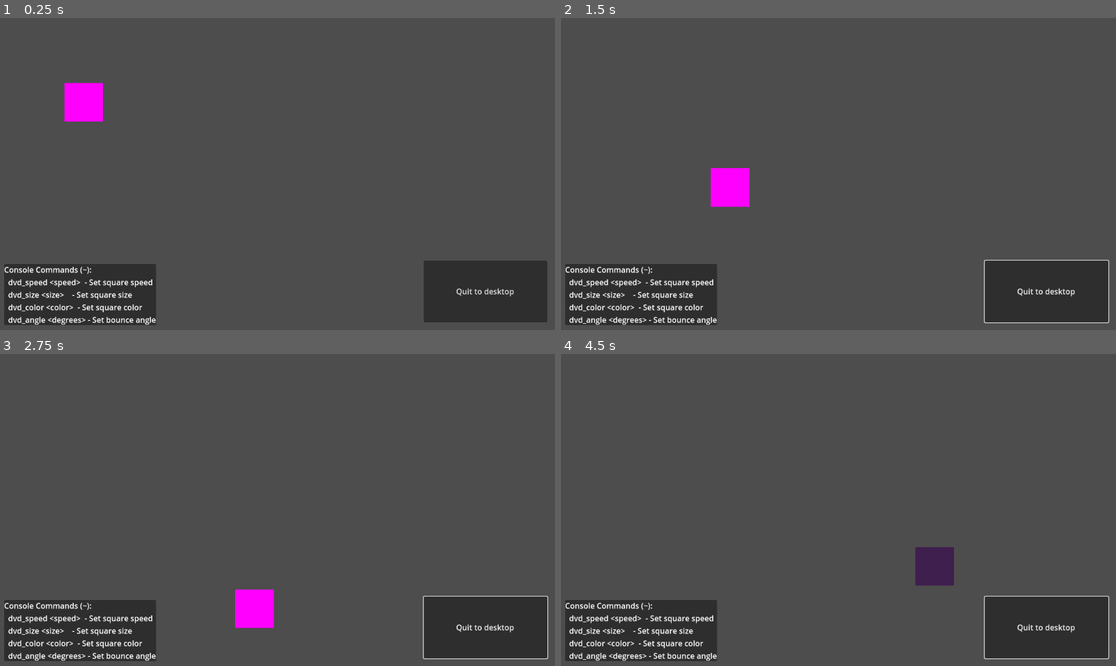
Above: before the commit, frames 1-4 (two rows, left to right).
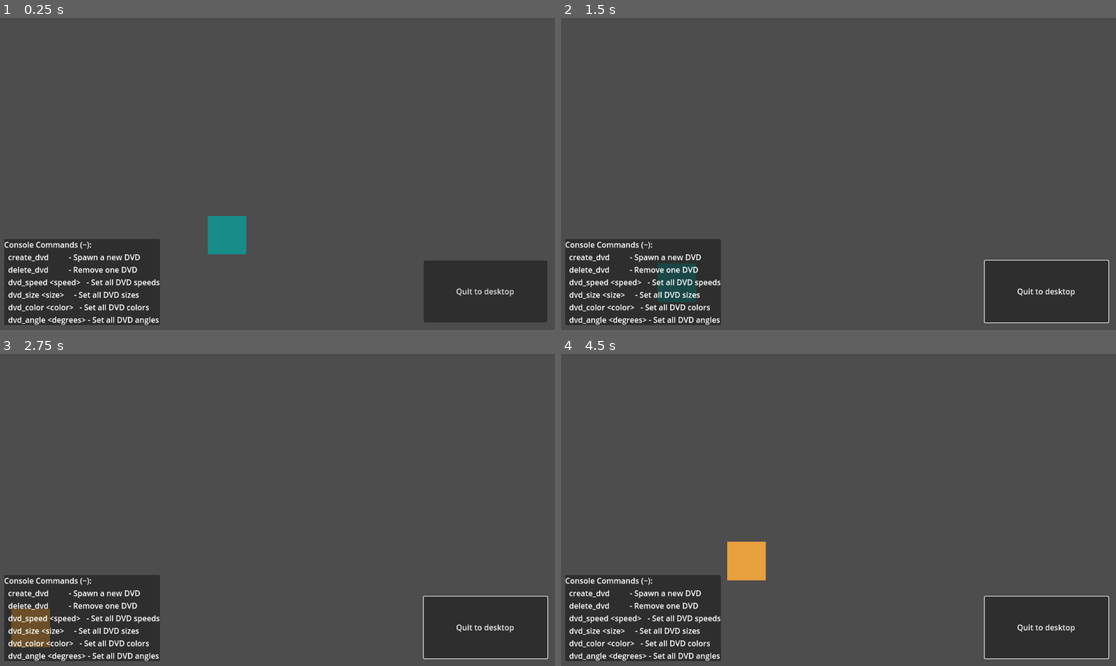
Above: after the commit, the same moments.

Repository: Lost-Rabbit-Digital/rabbit_developer_console_plugin
Game: Godot game, scene res://main.tscn
The game is run twice, just before and just after one commit, with the same random seed, the same clock (stepped at 60 frames per second) and the same inputs.
Inputs (mouse positions are in pixels of both pictures, inside the frame that each line leads up to):
- Up to frame 1 (0.25 s): no input
- Up to frame 2 (1.5 s): tap Enter at 0.5 s; move the mouse to (960, 158) at 0.52 s; hold Up 0.53-1.28 s; tap Tab at 0.6, 1.35 s; click (960, 158) at 0.67 s; move the mouse to (727, 189) at 1.27 s; hold Down from 1.28 s (still down)
- Up to frame 3 (2.75 s): move the mouse to (333, 441) at 2.02 s; release Down at 2.03 s; hold Up from 2.03 s (still down); tap Tab at 2.1 s
- Up to frame 4 (4.5 s): move the mouse to (810, 572) at 2.77 s; tap Tab at 2.85, 3.6, 4.35 s; click (810, 572) at 2.92 s; move the mouse to (1005, 556) at 3.52 s; release Up at 3.53 s; hold Down from 3.53 s (still down); move the mouse to (672, 463) at 4.27 s

The runs differ from the first frame. In frame 1, 4.8% of the frame differs, in the area x 0-45%, y 20-99%; in frame 2, 4.6%; in frame 3, 4.8%; in frame 4, 4.9%, in the area x 0-71%, y 60-99%.

Commit message:
Add create_dvd and delete_dvd commands for multiple bouncing DVDs
Refactored from single DVD to an array of DVDs. create_dvd spawns a new
DVD at a random position/angle, delete_dvd removes one at a time.
Existing commands (dvd_speed, dvd_size, dvd_color, dvd_angle) now apply
to all DVDs simultaneously. Updated the commands panel label to reflect
the new commands.

https://claude.ai/code/session_014B33VFXsU99fgynAnZTAmB

Diff:
--- a/main.gd
+++ b/main.gd
@@ -1,22 +1,44 @@
 extends Control
 
-# DVD Bouncer settings
-var square_size := 80.0
-var square_speed := 200.0
-var square_color := Color.MAGENTA
-var square_position := Vector2(100, 100)
-var square_velocity := Vector2(1, 1).normalized()
-var square_angle_deg := 45.0  # angle in degrees
+# DVD Bouncer settings (shared defaults for new DVDs)
+var dvd_speed := 200.0
+var dvd_size := 80.0
+var dvd_angle_deg := 45.0
+
+# Each DVD is a Dictionary: { position: Vector2, velocity: Vector2, color: Color, size: float, speed: float }
+var dvds: Array[Dictionary] = []
+
+
+func _create_dvd_data() -> Dictionary:
+	var screen_size := get_viewport_rect().size
+	var pos := Vector2(randf_range(0, screen_size.x - dvd_size), randf_range(0, screen_size.y - dvd_size))
+	var angle := randf_range(20, 70)
+	var rad := deg_to_rad(angle)
+	var vel := Vector2(cos(rad), sin(rad)).normalized()
+	if randi() % 2 == 0:
+		vel.x = -vel.x
+	if randi() % 2 == 0:
+		vel.y = -vel.y
+	return {
+		"position": pos,
+		"velocity": vel,
+		"color": Color(randf(), randf(), randf()),
+		"size": dvd_size,
+		"speed": dvd_speed,
+	}
+
 
 func _ready() -> void:
-	# Initialize velocity from angle and speed
-	_update_velocity_from_angle()
+	# Start with one DVD
+	dvds.append(_create_dvd_data())
 
 	# Register console commands
-	Console.add_command("dvd_speed", _cmd_speed, ["speed"], 1, "Set DVD square speed (pixels/sec). Example: dvd_speed 300")
-	Console.add_command("dvd_size", _cmd_size, ["size"], 1, "Set DVD square size in pixels. Example: dvd_size 120")
-	Console.add_command("dvd_color", _cmd_color, ["color"], 1, "Set DVD square color by name (red, green, blue, etc). Example: dvd_color cyan")
-	Console.add_command("dvd_angle", _cmd_angle, ["degrees"], 1, "Set DVD square bounce angle in degrees. Example: dvd_angle 60")
+	Console.add_command("dvd_speed", _cmd_speed, ["speed"], 1, "Set ALL DVD square speeds (pixels/sec). Example: dvd_speed 300")
+	Console.add_command("dvd_size", _cmd_size, ["size"], 1, "Set ALL DVD square sizes in pixels. Example: dvd_size 120")
+	Console.add_command("dvd_color", _cmd_color, ["color"], 1, "Set ALL DVD square colors by name (red, green, blue, etc). Example: dvd_color cyan")
+	Console.add_command("dvd_angle", _cmd_angle, ["degrees"], 1, "Set ALL DVD square bounce angles in degrees. Example: dvd_angle 60")
+	Console.add_command("create_dvd", _cmd_create_dvd, [], 0, "Spawn a new DVD square to bounce around the screen.")
+	Console.add_command("delete_dvd", _cmd_delete_dvd, [], 0, "Remove one DVD square from the screen.")
 
 	Console.add_command_autocomplete_list("dvd_color", PackedStringArray([
 		"red", "green", "blue", "cyan", "magenta", "yellow", "white",
@@ -29,48 +51,54 @@
 	Console.remove_command("dvd_size")
 	Console.remove_command("dvd_color")
 	Console.remove_command("dvd_angle")
+	Console.remove_command("create_dvd")
+	Console.remove_command("delete_dvd")
 
 
 func _process(delta: float) -> void:
 	var screen_size := get_viewport_rect().size
 
-	# Move the square
-	square_position += square_velocity * square_speed * delta
+	for dvd in dvds:
+		var pos: Vector2 = dvd["position"]
+		var vel: Vector2 = dvd["velocity"]
+		var spd: float = dvd["speed"]
+		var sz: float = dvd["size"]
 
-	# Bounce off edges and change color on hit
-	var bounced := false
+		pos += vel * spd * delta
 
-	if square_position.x <= 0:
-		square_position.x = 0
-		square_velocity.x = abs(square_velocity.x)
-		bounced = true
-	elif square_position.x + square_size >= screen_size.x:
-		square_position.x = screen_size.x - square_size
-		square_velocity.x = -abs(square_velocity.x)
-		bounced = true
+		var bounced := false
 
-	if square_position.y <= 0:
-		square_position.y = 0
-		square_velocity.y = abs(square_velocity.y)
-		bounced = true
-	elif square_position.y + square_size >= screen_size.y:
-		square_position.y = screen_size.y - square_size
-		square_velocity.y = -abs(square_velocity.y)
-		bounced = true
+		if pos.x <= 0:
+			pos.x = 0
+			vel.x = abs(vel.x)
+			bounced = true
+		elif pos.x + sz >= screen_size.x:
+			pos.x = screen_size.x - sz
+			vel.x = -abs(vel.x)
+			bounced = true
 
-	if bounced:
-		square_color = Color(randf(), randf(), randf())
+		if pos.y <= 0:
+			pos.y = 0
+			vel.y = abs(vel.y)
+			bounced = true
+		elif pos.y + sz >= screen_size.y:
+			pos.y = screen_size.y - sz
+			vel.y = -abs(vel.y)
+			bounced = true
+
+		if bounced:
+			dvd["color"] = Color(randf(), randf(), randf())
+
+		dvd["position"] = pos
+		dvd["velocity"] = vel
 
 	queue_redraw()
 
 
 func _draw() -> void:
-	draw_rect(Rect2(square_position, Vector2(square_size, square_size)), square_color)
-
-
-func _update_velocity_from_angle() -> void:
-	var rad := deg_to_rad(square_angle_deg)
-	square_velocity = Vector2(cos(rad), sin(rad)).normalized()
+	for dvd in dvds:
+		var sz: float = dvd["size"]
+		draw_rect(Rect2(dvd["position"], Vector2(sz, sz)), dvd["color"])
 
 
 # --- Console command callbacks ---
@@ -80,8 +108,10 @@
 	if s <= 0:
 		Console.print_error("Speed must be a positive number.")
 		return
-	square_speed = s
-	Console.print_line("DVD speed set to %s" % s)
+	dvd_speed = s
+	for dvd in dvds:
+		dvd["speed"] = s
+	Console.print_line("All DVD speeds set to %s" % s)
 
 
 func _cmd_size(value: String) -> void:
@@ -89,8 +119,10 @@
 	if s <= 0:
 		Console.print_error("Size must be a positive number.")
 		return
-	square_size = s
-	Console.print_line("DVD size set to %s" % s)
+	dvd_size = s
+	for dvd in dvds:
+		dvd["size"] = s
+	Console.print_line("All DVD sizes set to %s" % s)
 
 
 func _cmd_color(value: String) -> void:
@@ -98,15 +130,32 @@
 	if c == Color(-1, -1, -1):
 		Console.print_error("Unknown color '%s'. Try: red, green, blue, cyan, magenta, yellow, white, orange, pink, purple." % value)
 		return
-	square_color = c
-	Console.print_line("DVD color set to %s" % value)
+	for dvd in dvds:
+		dvd["color"] = c
+	Console.print_line("All DVD colors set to %s" % value)
 
 
 func _cmd_angle(value: String) -> void:
 	var a := value.to_float()
-	square_angle_deg = a
-	_update_velocity_from_angle()
-	Console.print_line("DVD angle set to %s degrees" % a)
+	dvd_angle_deg = a
+	var rad := deg_to_rad(a)
+	var vel := Vector2(cos(rad), sin(rad)).normalized()
+	for dvd in dvds:
+		dvd["velocity"] = vel
+	Console.print_line("All DVD angles set to %s degrees" % a)
+
+
+func _cmd_create_dvd() -> void:
+	dvds.append(_create_dvd_data())
+	Console.print_line("Created DVD. Total: %s" % dvds.size())
+
+
+func _cmd_delete_dvd() -> void:
+	if dvds.is_empty():
+		Console.print_error("No DVDs to remove.")
+		return
+	dvds.pop_back()
+	Console.print_line("Removed one DVD. Remaining: %s" % dvds.size())
 
 
 func _on_quit_button_pressed() -> void:
--- a/main.tscn
+++ b/main.tscn
@@ -41,9 +41,11 @@
 [node name="CommandsLabel" type="Label" parent="CommandsPanel"]
 layout_mode = 2
 text = "Console Commands (~):
-  dvd_speed <speed>  - Set square speed
-  dvd_size <size>    - Set square size
-  dvd_color <color>  - Set square color
-  dvd_angle <degrees> - Set bounce angle"
+  create_dvd          - Spawn a new DVD
+  delete_dvd          - Remove one DVD
+  dvd_speed <speed>   - Set all DVD speeds
+  dvd_size <size>     - Set all DVD sizes
+  dvd_color <color>   - Set all DVD colors
+  dvd_angle <degrees> - Set all DVD angles"
 
 [connection signal="pressed" from="QuitButton" to="." method="_on_quit_button_pressed"]
